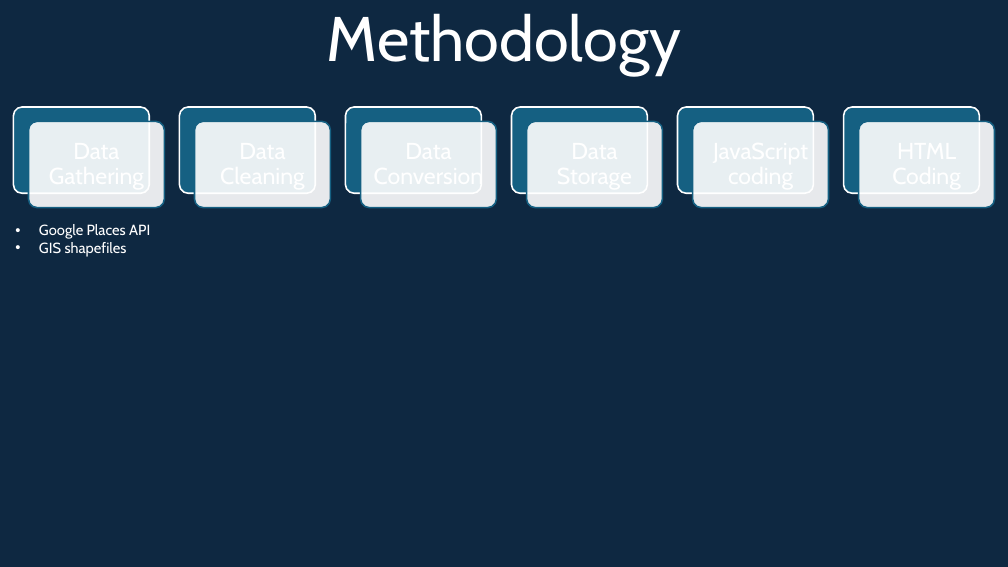
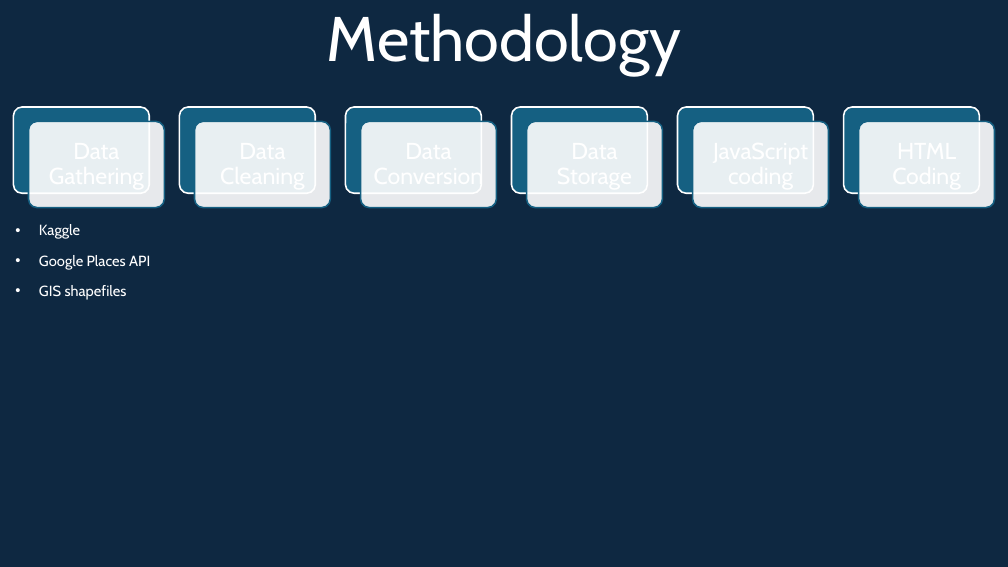
Before and after one commit to Cenbull70/Group_Project_3, a slide deck: slide 4 of Project3_Presentation.pptx. Drawn at 1008x567 pixels with LibreOffice and Linux fonts; fonts in the diff are those of the drawing; background and template pictures are left out. Boxes give left, top, right and bottom in pixels: in the first picture for what was removed or moved away, otherwise in the second. Text is boxed around its words. In the diff, an @@ line names an element or a change of style, - is before the commit and + after.

Commit message:
presentation

```diff
--- a/Project3_Presentation.pptx
+++ b/Project3_Presentation.pptx
@@ text at [39,224,80,239]: paragraph added @@
+• Kaggle
@@ text at [39,255,150,300]: more space between paragraphs @@
```
Also in this commit, not shown: 2 other slides changed.
